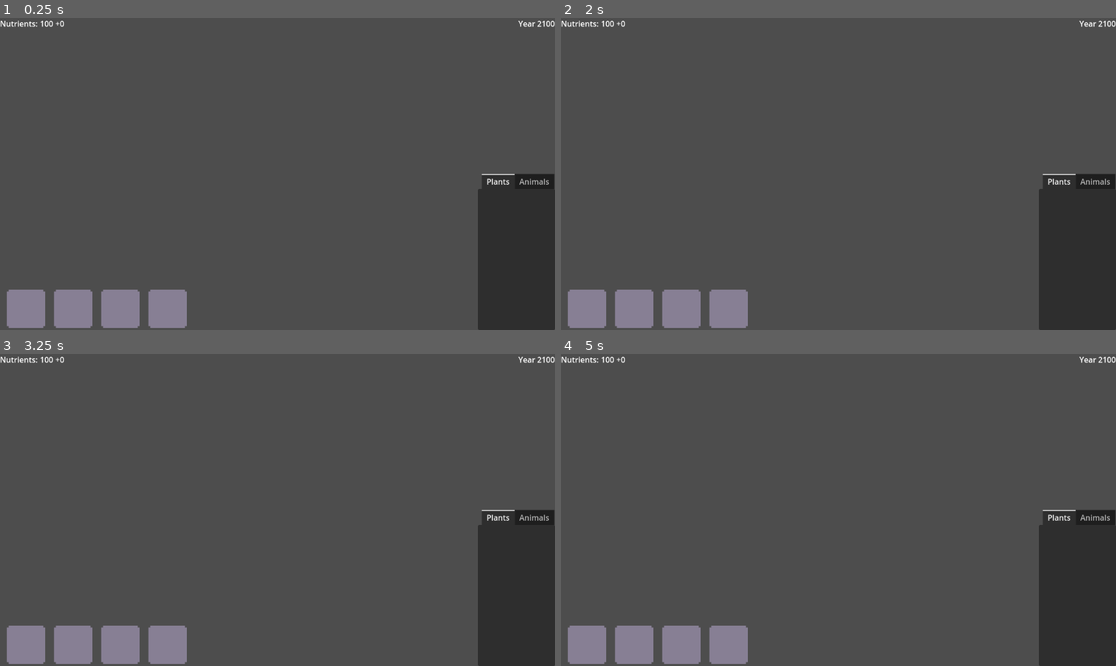
Above: before the commit, frames 1-4 (two rows, left to right).
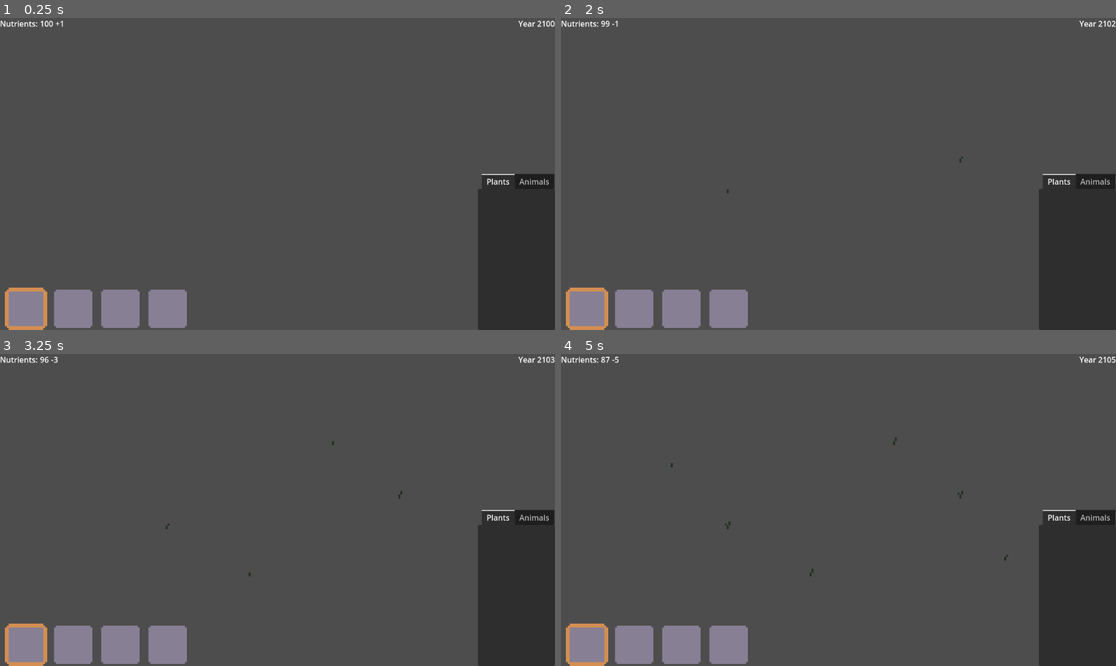
Above: after the commit, the same moments.

Repository: Ameliarate16/CityReclamation
Game: Godot game, scene res://scenes/mainGame.tscn
Two runs of this game, one before a commit and one after it. Both use one fixed random seed, a clock stepped at 60 frames per second and the inputs below.
Inputs (mouse positions are in pixels of both pictures, inside the frame that each line leads up to):
- Up to frame 1 (0.25 s): no input
- Up to frame 2 (2 s): tap Enter at 0.5 s; move the mouse to (960, 158) at 0.52 s; click (960, 158) at 0.67 s; tap Space at 1.25 s; move the mouse to (727, 189) at 1.27 s; click (727, 189) at 1.42 s
- Up to frame 3 (3.25 s): move the mouse to (333, 441) at 2.02 s; click (333, 441) at 2.17 s; tap Enter at 2.75 s; move the mouse to (249, 572) at 2.77 s; click (249, 572) at 2.92 s
- Up to frame 4 (5 s): tap Space at 3.5 s; move the mouse to (1005, 556) at 3.52 s; click (1005, 556) at 3.67 s; tap Enter at 4.25 s; move the mouse to (672, 463) at 4.27 s; click (672, 463) at 4.42 s

The runs differ from the first frame. In frame 1, 0.4% of the frame differs, in the area x 0-12%, y 0-100%; in frame 2, 0.4%; in frame 3, 0.4%; in frame 4, 0.5%, in the area x 0-100%, y 0-100%.

Commit message:
Got herbs spawning and nutrient upkeep working

Diff:
--- /dev/null
+++ b/entities/dandelion.tscn
@@ -0,0 +1,63 @@
+[gd_scene load_steps=10 format=3 uid="uid://b2782uw8ji36i"]
+
+[ext_resource type="Script" uid="uid://bquant640klwd" path="res://scripts/Plant.gd" id="1_hvani"]
+[ext_resource type="Texture2D" uid="uid://do5w2j8vcdycm" path="res://assets/dandelion.png" id="2_hvani"]
+
+[sub_resource type="AtlasTexture" id="AtlasTexture_vlo04"]
+atlas = ExtResource("2_hvani")
+region = Rect2(3, 0, 3, 6)
+
+[sub_resource type="AtlasTexture" id="AtlasTexture_jtw1n"]
+atlas = ExtResource("2_hvani")
+region = Rect2(0, 0, 3, 6)
+
+[sub_resource type="AtlasTexture" id="AtlasTexture_5jq6m"]
+atlas = ExtResource("2_hvani")
+region = Rect2(6, 0, 3, 6)
+
+[sub_resource type="AtlasTexture" id="AtlasTexture_pytvm"]
+atlas = ExtResource("2_hvani")
+region = Rect2(9, 0, 3, 6)
+
+[sub_resource type="AtlasTexture" id="AtlasTexture_ltf4r"]
+atlas = ExtResource("2_hvani")
+region = Rect2(12, 0, 3, 6)
+
+[sub_resource type="AtlasTexture" id="AtlasTexture_refjb"]
+atlas = ExtResource("2_hvani")
+region = Rect2(15, 0, 3, 6)
+
+[sub_resource type="SpriteFrames" id="SpriteFrames_v6dfr"]
+animations = [{
+"frames": [{
+"duration": 1.0,
+"texture": SubResource("AtlasTexture_vlo04")
+}, {
+"duration": 1.0,
+"texture": SubResource("AtlasTexture_jtw1n")
+}, {
+"duration": 1.0,
+"texture": SubResource("AtlasTexture_5jq6m")
+}, {
+"duration": 1.0,
+"texture": SubResource("AtlasTexture_pytvm")
+}, {
+"duration": 1.0,
+"texture": SubResource("AtlasTexture_ltf4r")
+}, {
+"duration": 1.0,
+"texture": SubResource("AtlasTexture_refjb")
+}],
+"loop": true,
+"name": &"default",
+"speed": 5.0
+}]
+
+[node name="Dandelion" type="Node2D" groups=["HerbPlants", "PlantEntities"]]
+script = ExtResource("1_hvani")
+upkeep = 1
+spaceRequired = 1
+
+[node name="AnimatedSprite2D" type="AnimatedSprite2D" parent="."]
+scale = Vector2(4, 4)
+sprite_frames = SubResource("SpriteFrames_v6dfr")
--- a/entities/weed.tscn
+++ b/entities/weed.tscn
@@ -46,8 +46,10 @@
 "speed": 5.0
 }]
 
-[node name="Weed" type="Node2D" groups=["PlantEntities"]]
+[node name="Weed" type="Node2D" groups=["HerbPlants", "PlantEntities"]]
 script = ExtResource("1_hmblq")
+upkeep = 1
+spaceRequired = 1
 
 [node name="AnimatedSprite2D" type="AnimatedSprite2D" parent="."]
 scale = Vector2(4, 4)
--- a/project.godot
+++ b/project.godot
@@ -27,6 +27,7 @@
 
 AnimalEntities=""
 PlantEntities=""
+HerbPlants=""
 
 [rendering]
 
--- a/scenes/mainGame.tscn
+++ b/scenes/mainGame.tscn
@@ -1,12 +1,17 @@
-[gd_scene load_steps=3 format=3 uid="uid://ca182hq60fcho"]
+[gd_scene load_steps=7 format=3 uid="uid://ca182hq60fcho"]
 
+[ext_resource type="Script" uid="uid://dctceiewoeq45" path="res://scripts/GameController.gd" id="1_gb8pf"]
 [ext_resource type="Script" uid="uid://d4g6it7okbb0h" path="res://scripts/seed_buttons.gd" id="2_iuu36"]
 [ext_resource type="Texture2D" uid="uid://civ2ry1lhbf83" path="res://assets/ui-buttons.png" id="2_mmojm"]
+[ext_resource type="Script" uid="uid://b3yalda6kqbte" path="res://scripts/InputController.gd" id="4_b4od1"]
+[ext_resource type="PackedScene" uid="uid://bkpqvqinna2qd" path="res://entities/weed.tscn" id="5_b4od1"]
+[ext_resource type="PackedScene" uid="uid://b2782uw8ji36i" path="res://entities/dandelion.tscn" id="6_mwwrp"]
 
 [node name="Node2D" type="Node2D"]
 
 [node name="GUILayer" type="CanvasLayer" parent="."]
 follow_viewport_enabled = true
+script = ExtResource("1_gb8pf")
 
 [node name="PlantingContainer" type="BoxContainer" parent="GUILayer"]
 anchors_preset = 12
@@ -136,7 +141,12 @@
 layout_mode = 2
 metadata/_tab_index = 1
 
+[node name="InputController" type="Node2D" parent="."]
+script = ExtResource("4_b4od1")
+herbs = Array[PackedScene]([ExtResource("5_b4od1"), ExtResource("6_mwwrp")])
+
 [connection signal="gui_input" from="GUILayer/PlantingContainer/HerbButton" to="GUILayer/PlantingContainer" method="_on_herb_button_gui_input"]
 [connection signal="gui_input" from="GUILayer/PlantingContainer/MushButton" to="GUILayer/PlantingContainer" method="_on_mush_button_gui_input"]
 [connection signal="gui_input" from="GUILayer/PlantingContainer/BushButton" to="GUILayer/PlantingContainer" method="_on_bush_button_gui_input"]
 [connection signal="gui_input" from="GUILayer/PlantingContainer/TreeButton" to="GUILayer/PlantingContainer" method="_on_tree_button_gui_input"]
+[connection signal="createPlant" from="InputController" to="GUILayer" method="_on_input_controller_create_plant"]
--- a/scripts/GUIController.gd
+++ /dev/null
@@ -1,33 +0,0 @@
-extends CanvasLayer
-
-@export var currentYear = 2100
-
-@export var currentNutrients = 100
-var nutrientIncome = 1
-var nutrientUpkeep = 0
-
-var yearTimer = 0
-var yearLength = 1
-
-func updateYearLabel():
-	$YearContainer/YearCount.text = str(currentYear)
-
-func updateNutrientsLabel():
-	$ResourceContainer/NutrientsCount.text = str(currentNutrients)
-	var nutrientRate = nutrientIncome - nutrientUpkeep
-	if (nutrientRate >= 0):
-		$ResourceContainer/NutrientsRate.text = "+" + str(nutrientRate)
-	else:
-		$ResourceContainer/NutrientsRate.text = str(nutrientRate)
-
-func tickYear():
-	currentYear += 1
-	currentNutrients += nutrientIncome - nutrientUpkeep
-	updateYearLabel()
-	updateNutrientsLabel()
-
-func _process(delta):
-	yearTimer += delta
-	if (yearTimer >= yearLength):
-		yearTimer = 0
-		tickYear()
--- /dev/null
+++ b/scripts/GameController.gd
@@ -0,0 +1,54 @@
+extends CanvasLayer
+
+@export var currentYear = 2100
+var yearTimer = 0
+var yearLength = 1
+
+@export var currentNutrients = 100
+var nutrientIncome = 1
+var nutrientUpkeep = 0
+
+signal timePassed
+
+func _ready():
+	updateNutrientsLabel()
+	updateYearLabel()
+
+func _process(delta):
+	yearTimer += delta
+	if yearTimer >= yearLength:
+		yearTimer = 0
+		tickYear()
+	#var plants = get_tree().get_nodes_in_group("PlantEntities")
+	#nutrientUpkeep = 0
+	#for plant in plants:
+	#	nutrientUpkeep += 1
+	#	if (plant.upkeep > 0):
+	#		nutrientUpkeep += plant.upkeep
+
+func updateYearLabel():
+	$YearContainer/YearCount.text = str(currentYear)
+
+func updateNutrientsLabel():
+	$ResourceContainer/NutrientsCount.text = str(currentNutrients)
+	var nutrientRate = nutrientIncome - nutrientUpkeep
+	if nutrientRate >= 0:
+		$ResourceContainer/NutrientsRate.text = "+" + str(nutrientRate)
+	else:
+		$ResourceContainer/NutrientsRate.text = str(nutrientRate)
+
+func tickYear():
+	currentYear += 1
+	currentNutrients += nutrientIncome - nutrientUpkeep
+	updateYearLabel()
+	updateNutrientsLabel()
+	timePassed.emit()
+
+
+func _on_input_controller_create_plant(upkeep):
+	if upkeep > 0:
+		nutrientUpkeep += upkeep
+	else:
+		#mushrooms have negative upkeep, meaning they add to the nutrient income
+		nutrientIncome -= upkeep
+	updateNutrientsLabel()
--- /dev/null
+++ b/scripts/InputController.gd
@@ -0,0 +1,45 @@
+extends Node
+
+var click_position = Vector2()
+
+@export var herbs : Array[PackedScene]
+@export var mushrooms : Array[PackedScene]
+@export var bushes : Array[PackedScene]
+@export var trees : Array[PackedScene]
+
+signal createPlant(upkeep)
+
+# Called when the node enters the scene tree for the first time.
+func _ready():
+	pass
+
+# Called every frame. 'delta' is the elapsed time since the previous frame.
+func _process(delta):
+	pass
+
+func _unhandled_input(event):
+	if event is InputEventMouseButton && event.button_index == MOUSE_BUTTON_LEFT && event.pressed:
+			click_position = event.position
+			var newPlant
+
+			if Global.selected == Global.SeedType.HERB:
+				var herbType = randi_range(0, herbs.size() -1)
+				newPlant = herbs[herbType].instantiate()
+			elif Global.selected == Global.SeedType.MUSH:
+				var mushType = randi_range(0, mushrooms.size() -1)
+				newPlant = mushrooms[mushType].instantiate()
+				return
+			elif Global.selected == Global.SeedType.BUSH:
+				var bushType = randi_range(0, bushes.size() -1)
+				newPlant = bushes[bushType].instantiate()
+				return
+			elif Global.selected == Global.SeedType.TREE:
+				var treeType = randi_range(0, trees.size() -1)
+				newPlant = trees[treeType].instantiate()
+				return
+			else:
+				return
+
+			newPlant.setPos(click_position)
+			add_child(newPlant)
+			createPlant.emit(newPlant.get_upkeep())
--- a/scripts/Plant.gd
+++ b/scripts/Plant.gd
@@ -1,5 +1,23 @@
 extends Node2D
 
-@export var upkeep = 1
-@export var spaceRequired = 1
+@export var upkeep : int
+@export var spaceRequired : int
 var growthLevel = 0
+var maxGrowthLevel
+
+signal plantPlaced(upkeep)
+
+func on_time_pass():
+	if growthLevel < maxGrowthLevel:
+		growthLevel += 1
+		get_node("AnimatedSprite2D").frame = growthLevel
+
+func setPos(newPos):
+	global_position = newPos
+
+func _ready():
+	maxGrowthLevel = get_node("AnimatedSprite2D").sprite_frames.get_frame_count("default") - 1
+	get_node("/root/Node2D/GUILayer").timePassed.connect(Callable(self, "on_time_pass"))
+
+func get_upkeep():
+	return upkeep
--- a/scripts/PlayerController.gd
+++ /dev/null
@@ -1,11 +0,0 @@
-extends Node
-
-
-# Called when the node enters the scene tree for the first time.
-func _ready():
-	pass # Replace with function body.
-
-
-# Called every frame. 'delta' is the elapsed time since the previous frame.
-func _process(delta):
-	pass
--- a/scripts/seed_buttons.gd
+++ b/scripts/seed_buttons.gd
@@ -4,6 +4,9 @@
 @onready var mush_sprite : Sprite2D = $MushButton/Sprite2D
 @onready var bush_sprite : Sprite2D = $BushButton/Sprite2D
 @onready var tree_sprite : Sprite2D = $TreeButton/Sprite2D
+
+func _ready():
+	select(Global.SeedType.HERB)
 
 func select(which : Global.SeedType) -> void:
 	Global.selected = which
Renamed: scripts/GUIController.gd.uid -> scripts/GameController.gd.uid
Renamed: PlayerController.gd.uid -> scripts/InputController.gd.uid
